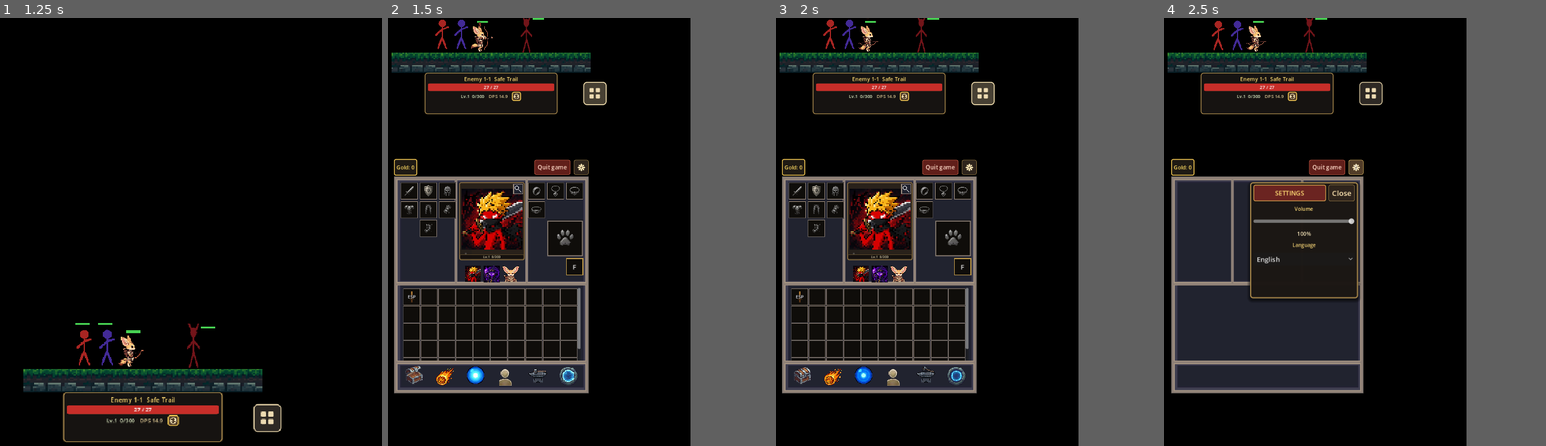
Above: before the commit, frames 1-4 (left to right).
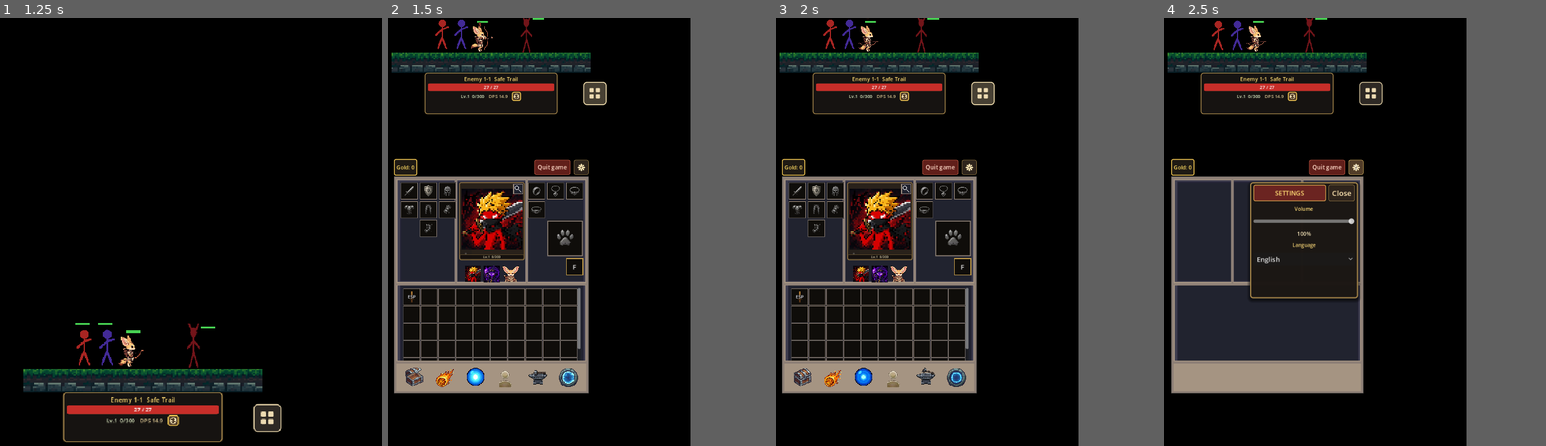
Above: after the commit, the same moments.

Repository: JoseVictorVicente/StickmanGame-Godot
Game: Godot game, scene res://scenes/main.tscn
Same seed, same stepped clock (60 frames per second), same inputs: the game is played once before the commit and once after it.
Inputs (mouse positions are in pixels of both pictures, inside the frame that each line leads up to):
- Up to frame 1 (1.25 s): click (171, 420) at 0.5 s
- Up to frame 2 (1.5 s): click (655, 416) at 1.25 s
- Up to frame 3 (2 s): no input
- Up to frame 4 (2.5 s): click "S" at 2 s

Frame 1 is identical in both runs. In frame 2, 2.8% of the frame differs, in the area x 2-52%, y 80-88%; in frame 3, 2.8%; in frame 4, 3.0%.

Commit message:
Tweak hub inventory panel offset and refresh inventory background art.
Reorder project.godot editor_plugins section after Godot editor save.

Co-authored-by: Cursor <cursoragent@cursor.com>

Diff:
--- a/presentation/inventory/inventory_menu.tscn
+++ b/presentation/inventory/inventory_menu.tscn
@@ -301,8 +301,7 @@
 layout_mode = 2
 size_flags_horizontal = 1
 size_flags_vertical = 3
-offset_transform_enabled = true
-offset_transform_position = Vector2(0, 2)
+offset_transform_position = Vector2(0, 6)
 
 [node name="OverlayStack" type="Control" parent="OverlayVBox/MenuArea/HubColumn/HubBody" unique_id=109561746]
 unique_name_in_owner = true
--- a/project.godot
+++ b/project.godot
@@ -36,6 +36,10 @@
 window/stretch/aspect="expand"
 window/per_pixel_transparency/allowed=true
 
+[editor_plugins]
+
+enabled=PackedStringArray("res://addons/ui_builder/plugin.cfg")
+
 [gui]
 
 timers/tooltip_delay_sec=0.0
@@ -48,10 +52,6 @@
 
 3d/physics_engine="Jolt Physics"
 
-[editor_plugins]
-
-enabled=PackedStringArray("res://addons/ui_builder/plugin.cfg")
-
 [rendering]
 
 rendering_device/driver.windows="d3d12"
Binary file changed: sprites/ui/inventory_bg.png
